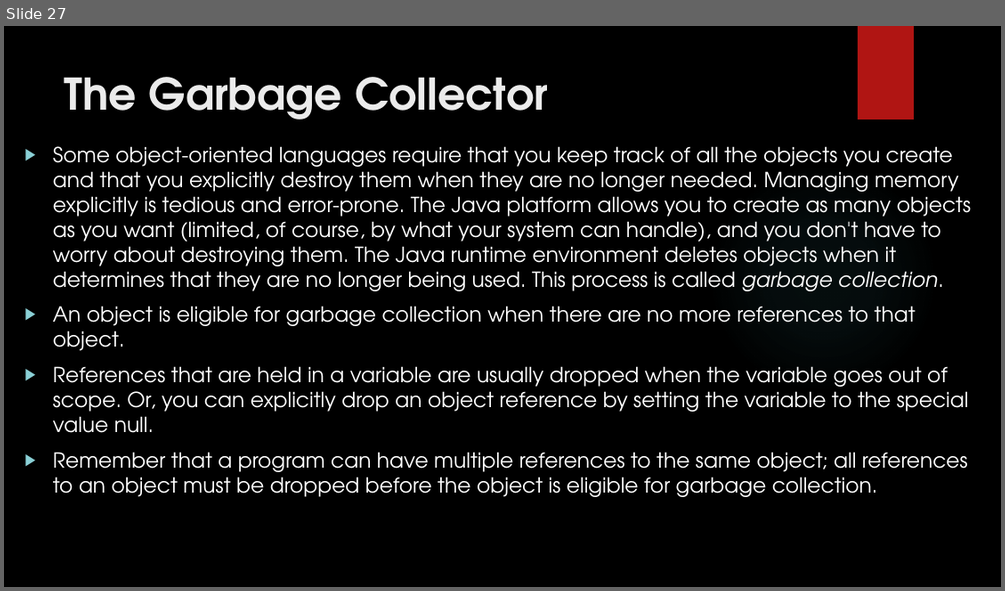
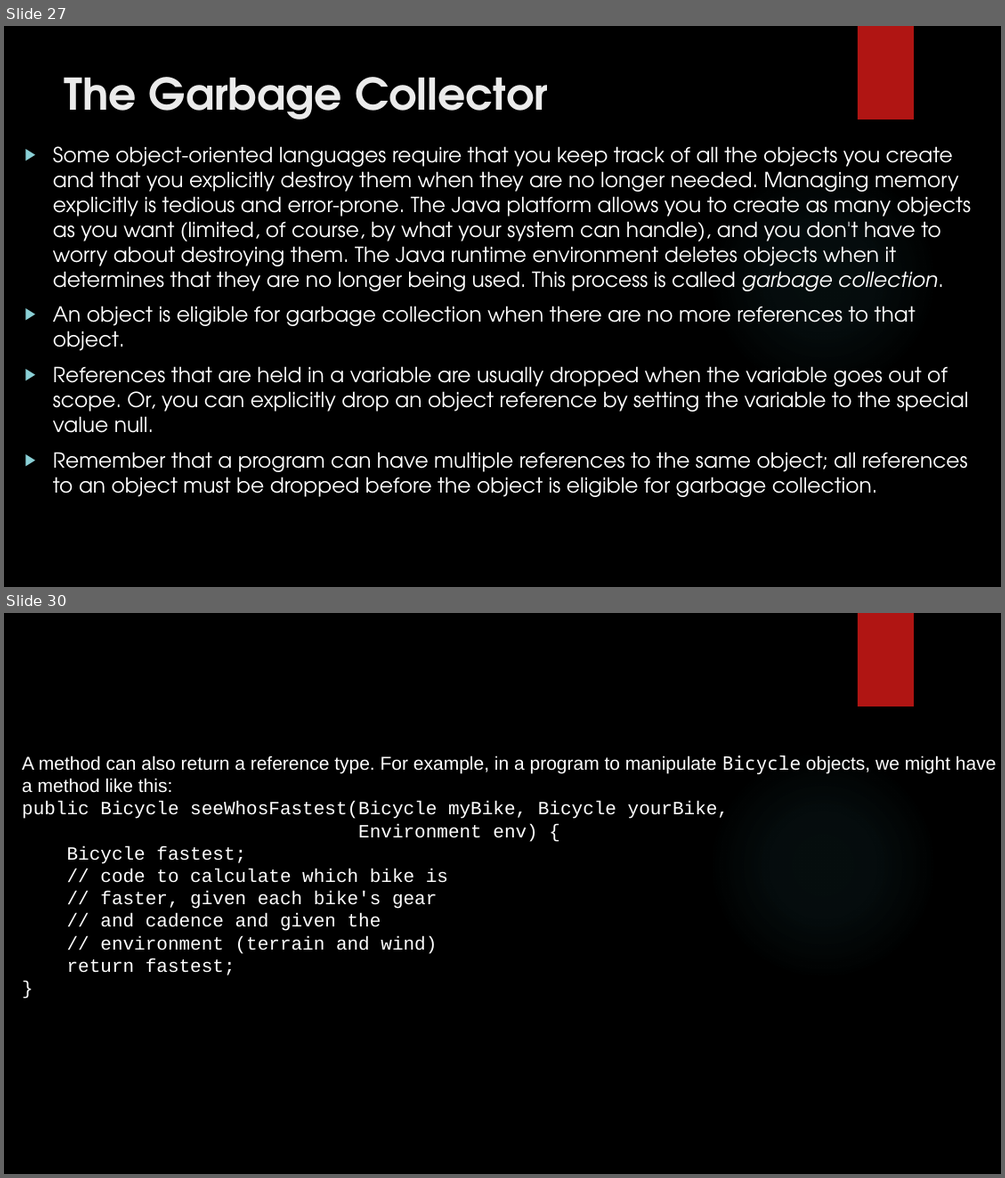
Before and after one commit to sekhar12333/Java_ppts, a slide deck: 04_10_2018/Classes.pptx. Shown one above the other, each under a label of ours: slide 27 before the commit, slides 27 and 30 after it; the slides between them are not shown. The pictures are 1005x591 and 1005x1178 pixels, drawn with LibreOffice and Linux fonts; fonts in the diff are those of the drawing; background and template pictures are left out. Boxes give left, top, right and bottom in pixels: in the first picture for what was removed or moved away, otherwise in the second. Text is boxed around its words. In the diff, an @@ line names an element or a change of style, - is before the commit and + after.

```diff
--- a/04_10_2018/Classes.pptx
+++ b/04_10_2018/Classes.pptx
@@ slide 30 added at [4, 613, 1001, 1174], background picture (left out); not listed: 2 template elements that a slide beside it also shows @@
@@ text added at [22, 755, 996, 975], 18 pt, text #FFFFFF @@
+A method can also return a reference type. For example, in a program to manipulate Bicycle objects, we might have a method like this:
+public Bicycle seeWhosFastest(Bicycle myBike, Bicycle yourBike,
+Environment env) {
+Bicycle fastest;
+// code to calculate which bike is
+// faster, given each bike's gear
+// and cadence and given the
+// environment (terrain and wind)
+return fastest;
+}
```
Also in this commit, not shown: 26 other slides added.
